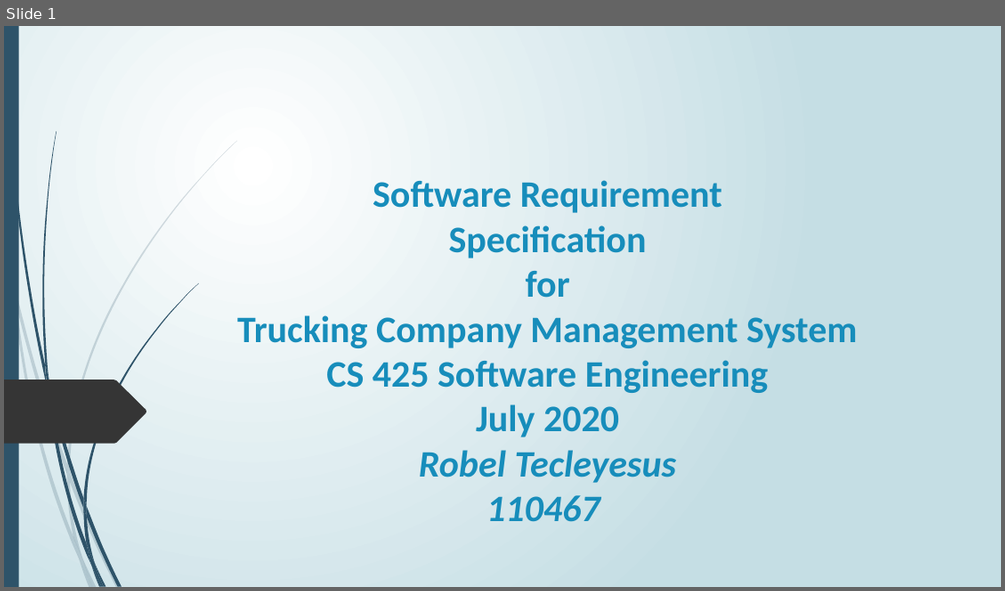
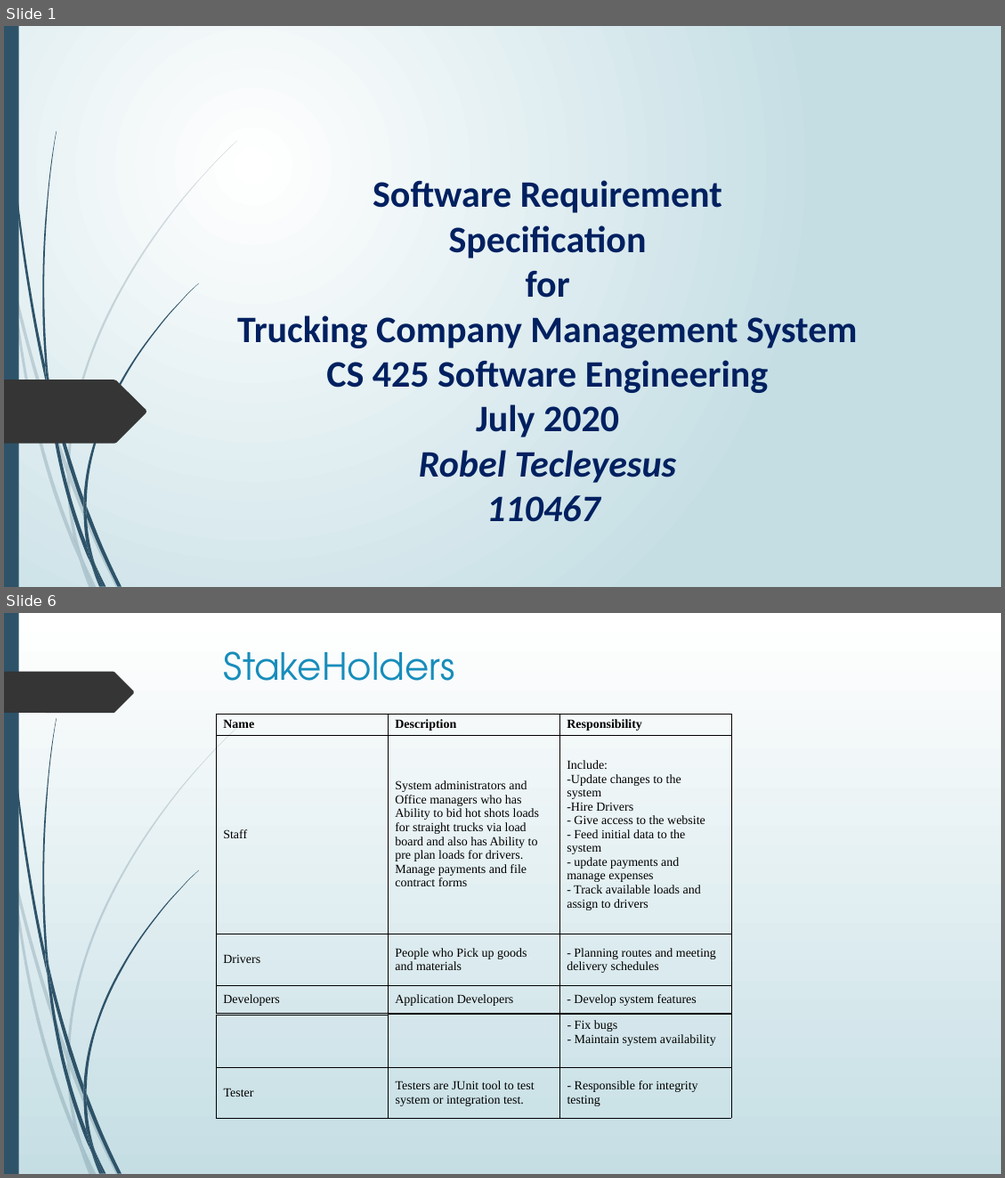
Before and after one commit to robel921/SE-TruckingCompanyMS, a slide deck: Documents/Project_Presentation1.pptx. Shown one above the other, each under a label of ours: slide 1 before the commit, slides 1 and 6 after it; the slides between them are not shown. The pictures are 1005x591 and 1005x1178 pixels, drawn with LibreOffice and Linux fonts; fonts in the diff are those of the drawing; background and template pictures are left out. Boxes give left, top, right and bottom in pixels: in the first picture for what was removed or moved away, otherwise in the second. Text is boxed around its words. In the diff, an @@ line names an element or a change of style, - is before the commit and + after.

```diff
--- a/Documents/Project_Presentation1.pptx
+++ b/Documents/Project_Presentation1.pptx
@@ slide 6 added at (4,613,1001,1174), background gradient #FFFFFF to #C5DEE5; not listed: 23 template elements that a slide beside it also shows @@
@@ title added at (224,651,455,681), 36 pt, text #178DBB @@
+StakeHolders
@@ freeform shape added at (4,672,134,713), fill #353535 @@
@@ table added at (217,714,732,1014), 4 rows, 3 columns @@
+Name | Description | Responsibility
+Staff | System administrators and Office managers who has Ability to bid hot shots loads for straight trucks via load board and also has Ability to pre plan loads for drivers. Manage payments and file contract forms | Include: -Update changes to the system -Hire Drivers - Give access to the website - Feed initial data to the system - update payments and manage expenses - Track available loads and assign to drivers
+Drivers | People who Pick up goods and materials | - Planning routes and meeting delivery schedules
+Developers | Application Developers | - Develop system features
@@ table added at (217,1014,732,1126), 2 rows, 3 columns @@
+ |  | - Fix bugs - Maintain system availability
+Tester | Testers are JUnit tool to test system or integration test. | - Responsible for integrity testing
@@ slide 1 changed as well @@
@@ title "Software Requirement Specification for Trucking ..." at (237,180,857,522): text colour #178DBB to #002060 @@
```
Also in this commit, not shown: 1 other slide changed, 17 other slides added, 2 slides removed.
